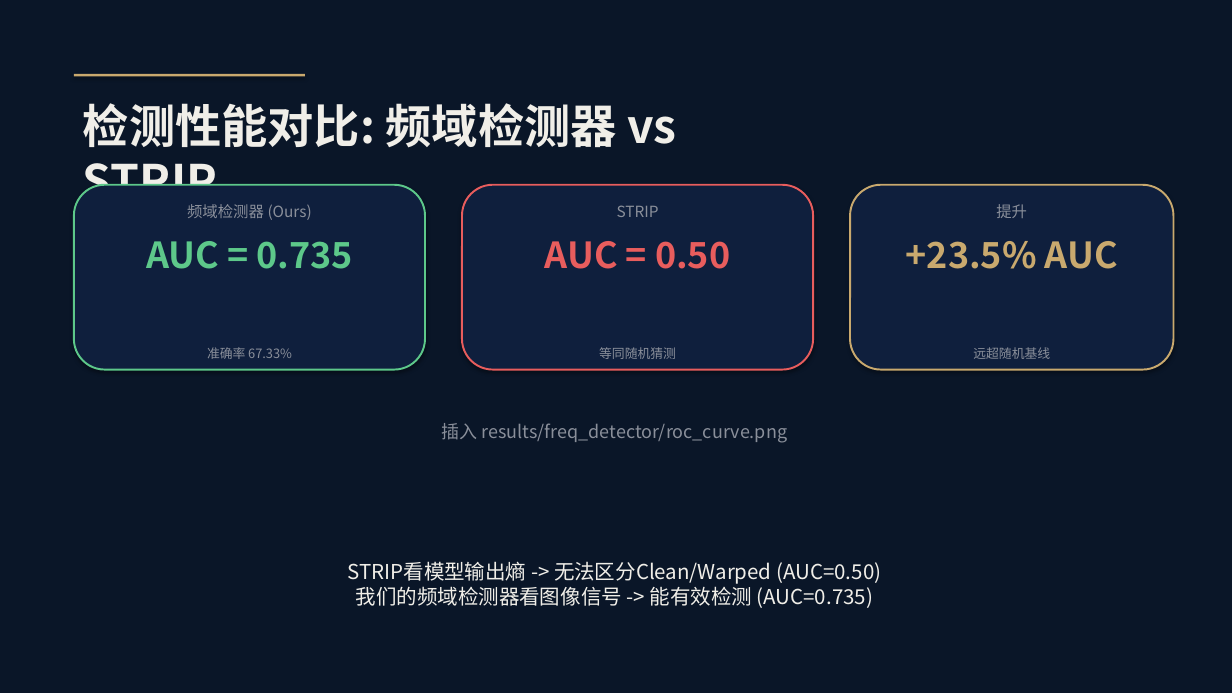
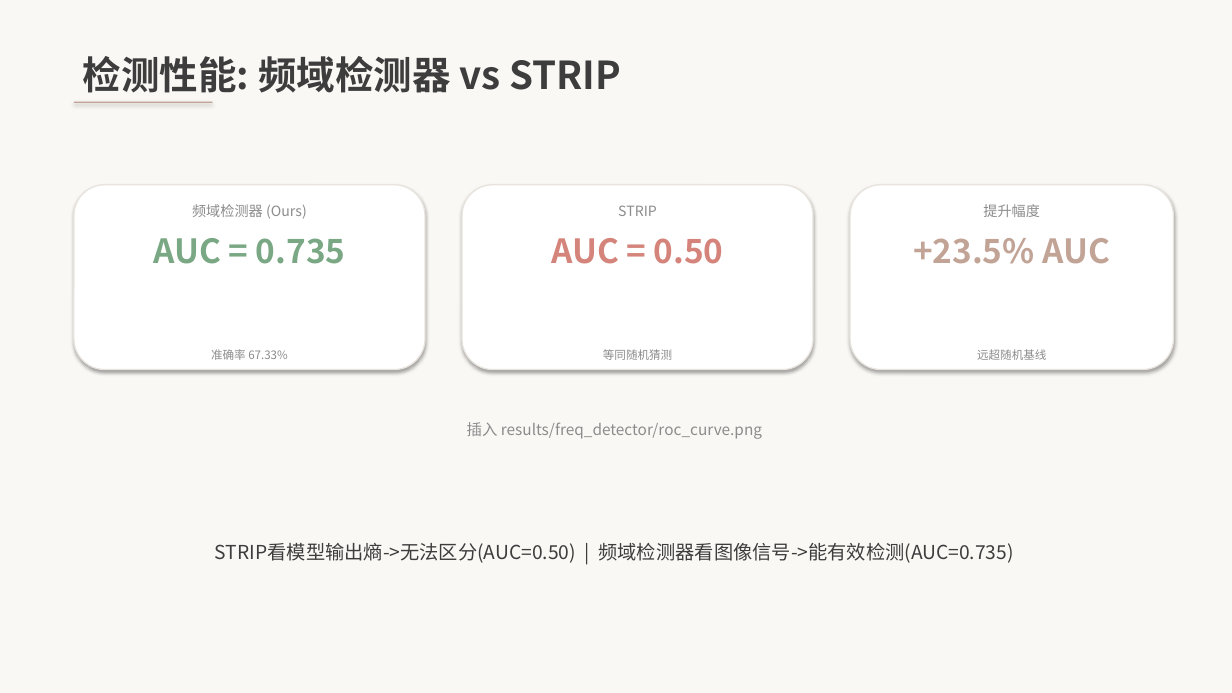
Before and after one commit to axgo-ja/NIS3353, a slide deck: slide 11 of WaNet答辩.pptx. Drawn at 1232x693 pixels with LibreOffice and Linux fonts; fonts in the diff are those of the drawing. Boxes give left, top, right and bottom in pixels: in the first picture for what was removed or moved away, otherwise in the second. Text is boxed around its words. In the diff, an @@ line names an element or a change of style, - is before the commit and + after.

```diff
--- a/WaNet答辩.pptx
+++ b/WaNet答辩.pptx
@@ background #0A1628 to #FAF8F5 @@
@@ text at box(83, 56, 621, 93): text changed; size 36 to 30 pt; text colour #F0EEE8 to #3D3D3D @@
-检测性能对比: 频域检测器 vs STRIP
+检测性能: 频域检测器 vs STRIP
@@ rectangle: place and size @@
-rectangle at box(74, 74, 305, 77)
+rectangle at box(74, 102, 213, 103)
@@ rectangle at box(74, 102, 213, 103): fill #C9A96E to #C2A497 @@
@@ rounded rectangle at box(74, 185, 425, 370): fill #0F1F3D to #FFFFFF; outline #5DC88A 1.5 pt to #E8E3DD 1 pt @@
@@ text "频域检测器 (Ours)" at box(192, 204, 307, 219): size 12 to 11 pt, text colour #8A8F9A to #8C8C8C @@
@@ rounded rectangle at box(462, 185, 813, 370): fill #0F1F3D to #FFFFFF; outline #E85D5D 1.5 pt to #E8E3DD 1 pt @@
@@ text "STRIP" at box(618, 205, 657, 216): size 12 to 11 pt, text colour #8A8F9A to #8C8C8C @@
@@ rounded rectangle at box(850, 185, 1174, 370): fill #0F1F3D to #FFFFFF; outline #C9A96E 1.5 pt to #E8E3DD 1 pt @@
@@ text at box(983, 204, 1040, 217): text changed; size 12 to 11 pt; text colour #8A8F9A to #8C8C8C @@
-提升
+提升幅度
@@ text "AUC = 0.735" at box(153, 238, 346, 264): size 28 to 26 pt, text colour #5DC88A to #7AA884 @@
@@ text "AUC = 0.50" at box(551, 238, 724, 264): size 28 to 26 pt, text colour #E85D5D to #D4847A @@
@@ text "+23.5% AUC" at box(913, 238, 1110, 264): size 28 to 26 pt, text colour #C9A96E to #C2A497 @@
@@ size 10 to 9 pt, text colour #8A8F9A to #8C8C8C in 3 elements at box(211, 349, 288, 360), box(603, 349, 672, 360), box(977, 349, 1046, 360) @@
@@ text "插入 results/freq_detector/roc_curve.png" at box(467, 422, 762, 439): size 14 to 12 pt, text colour #8A8F9A to #8C8C8C @@
@@ text at box(215, 543, 1014, 563): text changed; size 16 to 15 pt; text colour #F0EEE8 to #3D3D3D @@
-STRIP看模型输出熵 -> 无法区分Clean/Warped (AUC=0.50)
-我们的频域检测器看图像信号 -> 能有效检测 (AUC=0.735)
+STRIP看模型输出熵->无法区分(AUC=0.50) | 频域检测器看图像信号->能有效检测(AUC=0.735)
```
Also in this commit, not shown: 12 other slides changed, 2 slides added, 1 slide removed, 1 other file.
